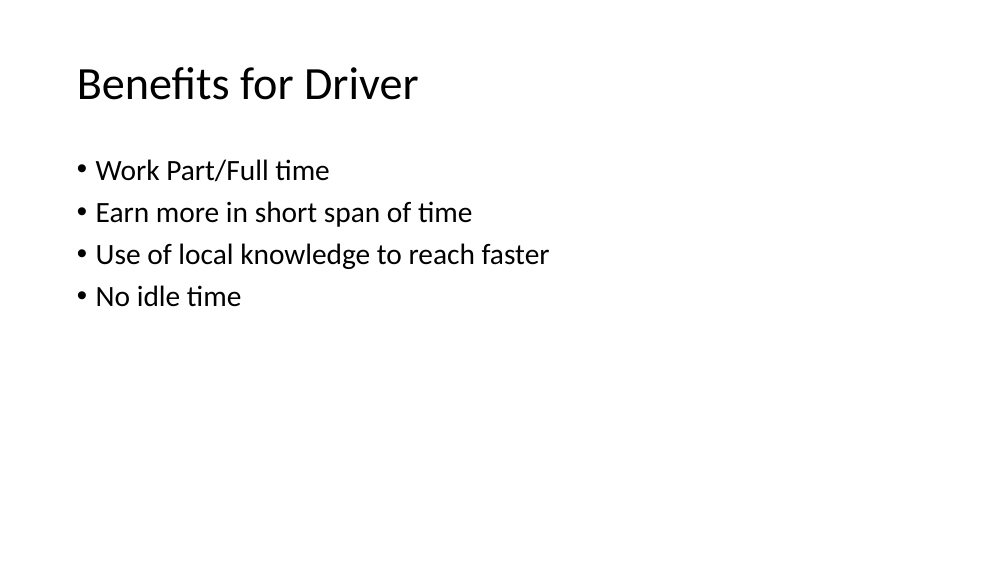
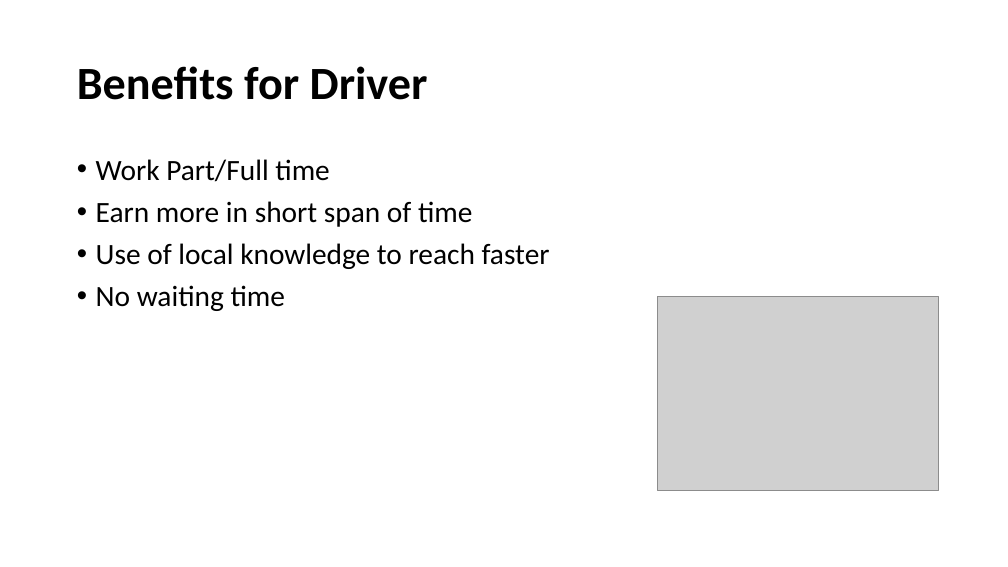
Before and after one commit to Poonam-Vijaywargiya/autofly, a slide deck: slide 6 of AutoFly.pptx. Drawn at 1008x567 pixels with LibreOffice and Linux fonts; fonts in the diff are those of the drawing; grey boxes stand for pictures. Boxes give left, top, right and bottom in pixels: in the first picture for what was removed or moved away, otherwise in the second. Text is boxed around its words. In the diff, an @@ line names an element or a change of style, - is before the commit and + after.

```diff
--- a/AutoFly.pptx
+++ b/AutoFly.pptx
@@ title "Benefits for Driver" at (77, 66, 428, 100): bold on @@
@@ text at (96, 285, 285, 311): text changed @@
-• No idle time
+• No waiting time
@@ picture added at (658, 297, 939, 492) @@
```
Also in this commit, not shown: 3 other slides changed, 4 slides added, 3 slides removed.
